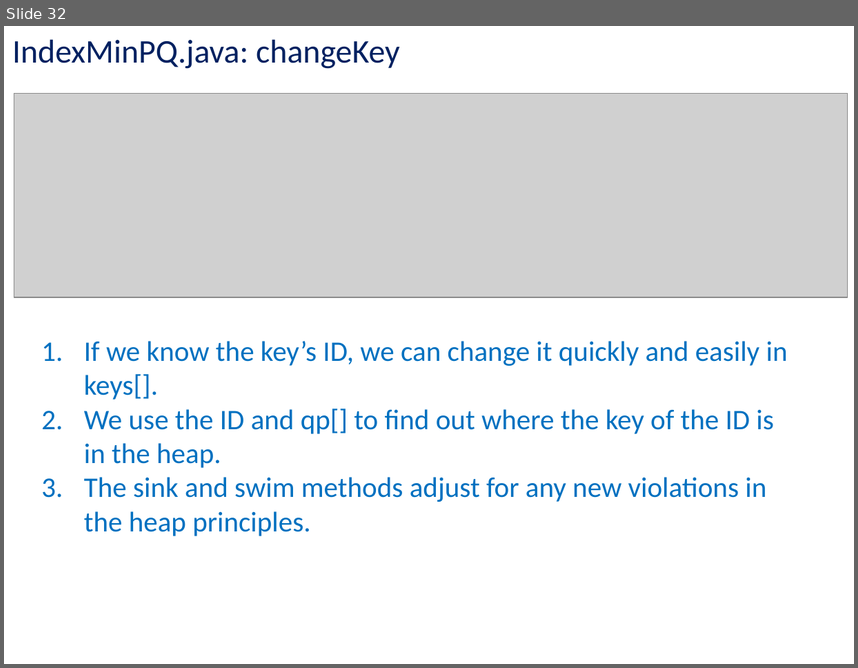
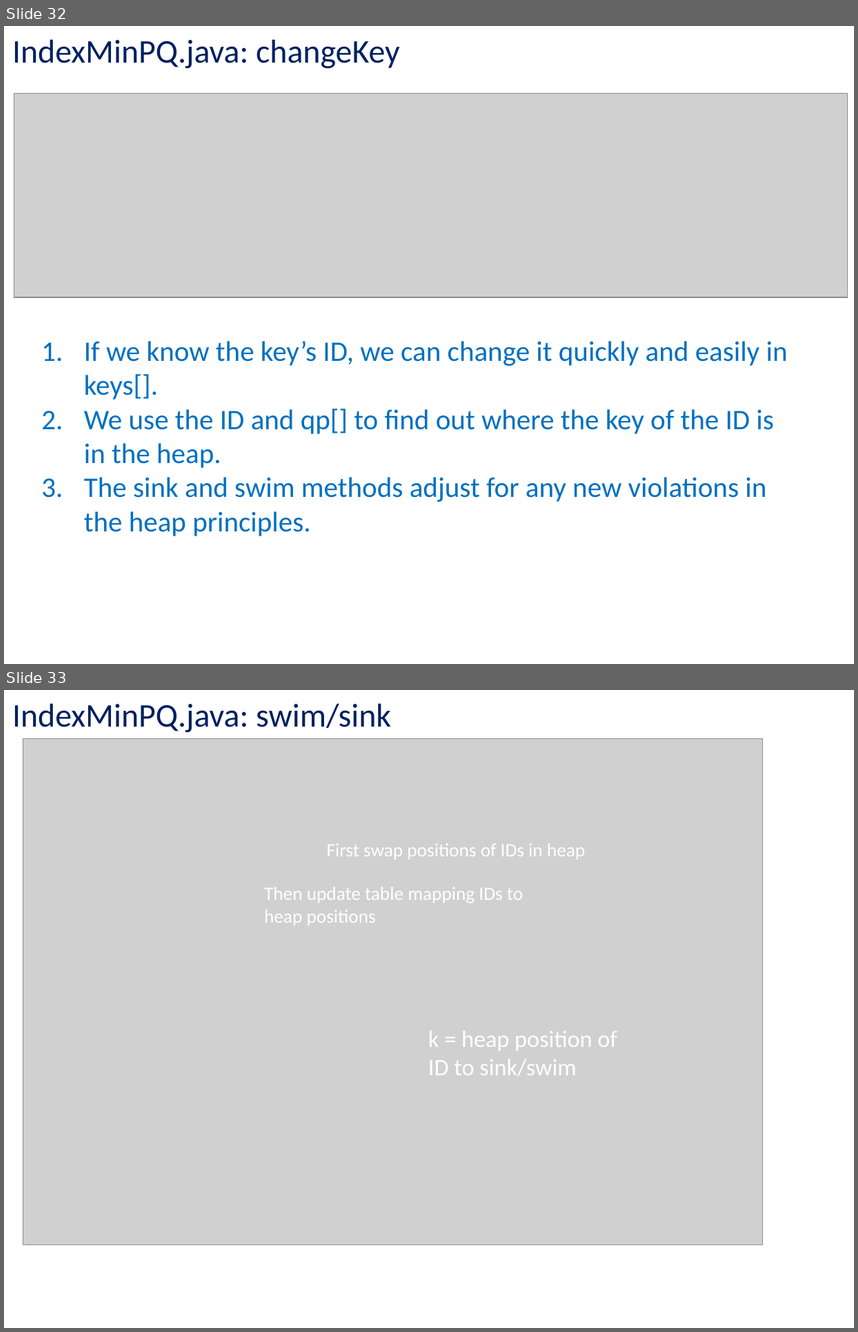
Before and after one commit to kc13/CS1501, a slide deck: cs1501_rec6_Oct25.pptx. Shown one above the other, each under a label of ours: slide 32 before the commit, slides 32 and 33 after it. The pictures are 858x668 and 858x1332 pixels, drawn with LibreOffice and Linux fonts; fonts in the diff are those of the drawing; grey boxes stand for pictures. Boxes give left, top, right and bottom in pixels: in the first picture for what was removed or moved away, otherwise in the second. Text is boxed around its words. In the diff, an @@ line names an element or a change of style, - is before the commit and + after.

Commit message:
Recitation #6 10/25/19: Priority Queues

```diff
--- a/cs1501_rec6_Oct25.pptx
+++ b/cs1501_rec6_Oct25.pptx
@@ slide 33 added at box(4, 690, 854, 1328), background #FFFFFF @@
@@ text added at box(12, 703, 391, 733), 28 pt, text #002060 @@
+IndexMinPQ.java: swim/sink
@@ picture added at box(23, 738, 763, 1244) @@
@@ text added at box(327, 843, 585, 859), 16 pt, text #FFFFFF @@
+First swap positions of IDs in heap
@@ text added at box(264, 887, 523, 925), 16 pt, text #FFFFFF @@
+Then update table mapping IDs to heap positions
@@ text added at box(428, 1031, 617, 1076), 20 pt, text #FFFFFF @@
+k = heap position of ID to sink/swim
```
